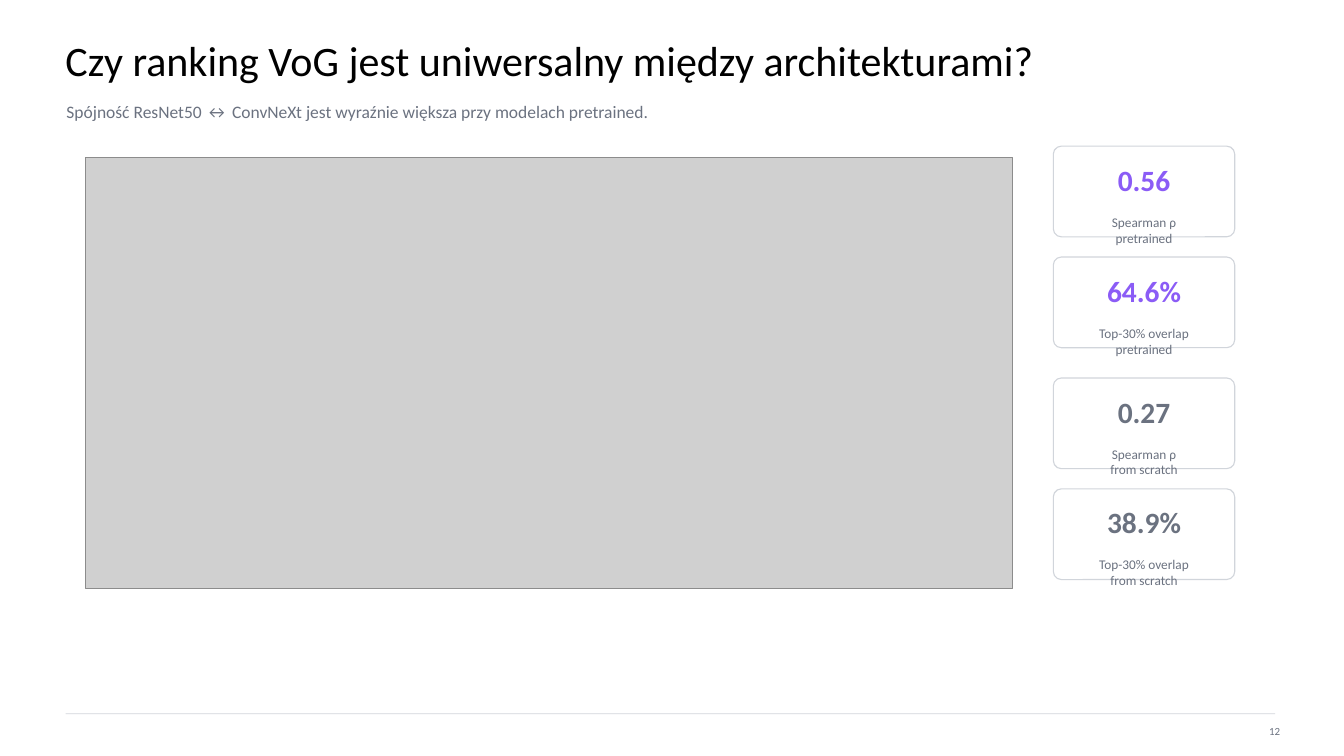
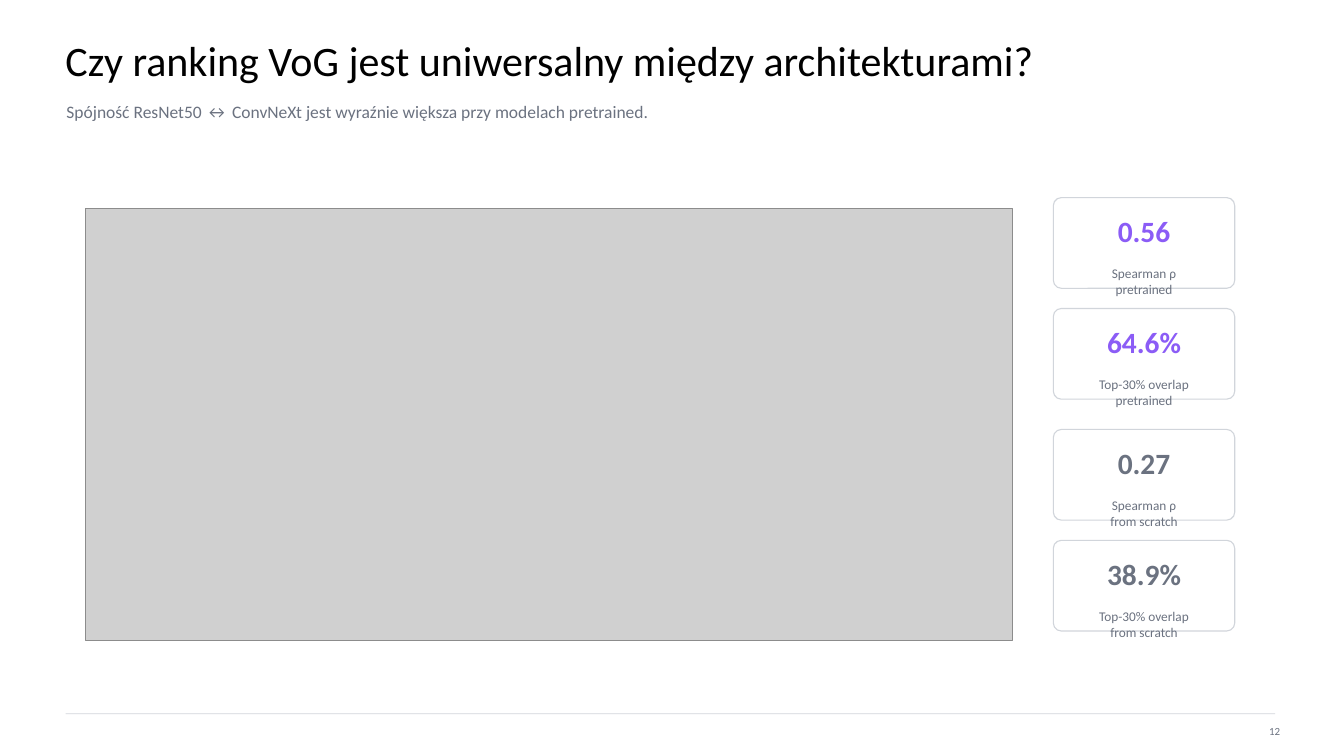
Before and after one commit to Fichey/Impact-of-Data-Ranking-on-Training-Dynamics, a slide deck: slide 11 of VoG_Impact_Data_Ranking_presentation.pptx. Drawn at 1344x756 pixels with LibreOffice and Linux fonts; fonts in the diff are those of the drawing; grey boxes stand for pictures. Boxes give left, top, right and bottom in pixels: in the first picture for what was removed or moved away, otherwise in the second. Text is boxed around its words. In the diff, an @@ line names an element or a change of style, - is before the commit and + after.

```diff
--- a/VoG_Impact_Data_Ranking_presentation.pptx
+++ b/VoG_Impact_Data_Ranking_presentation.pptx
@@ 8 texts, 4 rounded rectangles, 1 picture: place and size @@
-8 texts, 4 rounded rectangles, 1 picture at (86, 146, 1235, 589)
+8 texts, 4 rounded rectangles, 1 picture at (86, 198, 1235, 640)
```
Also in this commit, not shown: 5 other slides changed, 3 slides added, 5 slides removed.
